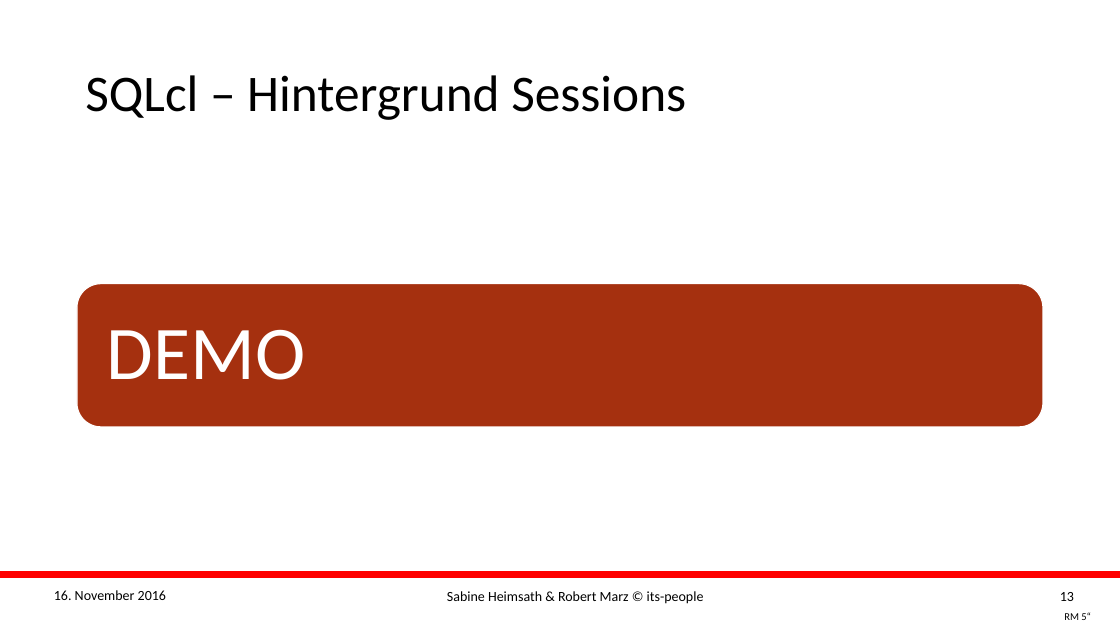
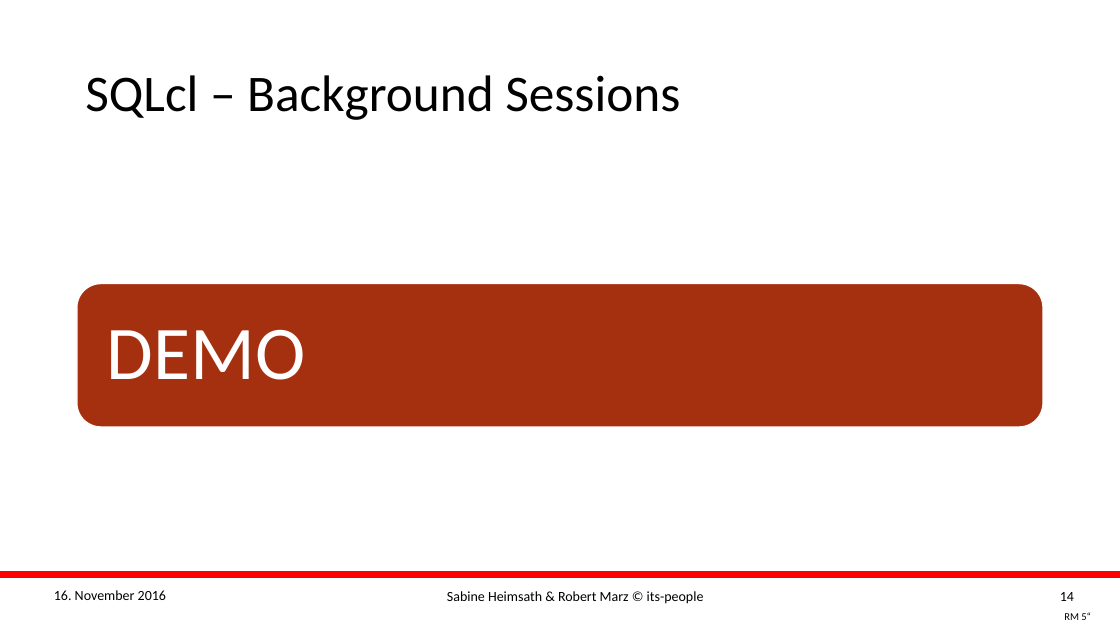
Before and after one commit to its-people/sqlclscripts, a slide deck: slide 14 of Slides/2016 DOAG K+A - Sabine Heimsath + Robert Marz - Scripting with SQLcl.pptx (slide 13 before the commit). Drawn at 1120x630 pixels with LibreOffice and Linux fonts; fonts in the diff are those of the drawing; background and template pictures are left out. Boxes give left, top, right and bottom in pixels: in the first picture for what was removed or moved away, otherwise in the second. Text is boxed around its words. In the diff, an @@ line names an element or a change of style, - is before the commit and + after.

```diff
--- a/Slides/2016 DOAG K+A - Sabine Heimsath + Robert Marz - Scripting with SQLcl.pptx
+++ b/Slides/2016 DOAG K+A - Sabine Heimsath + Robert Marz - Scripting with SQLcl.pptx
@@ title at bbox=[85, 75, 680, 120]: text changed @@
-SQLcl – Hintergrund Sessions
+SQLcl – Background Sessions
@@ page number at bbox=[1060, 592, 1074, 601]: text changed @@
-13
+14
```
Also in this commit, not shown: 10 other slides changed, 2 slides added, 6 other files.
